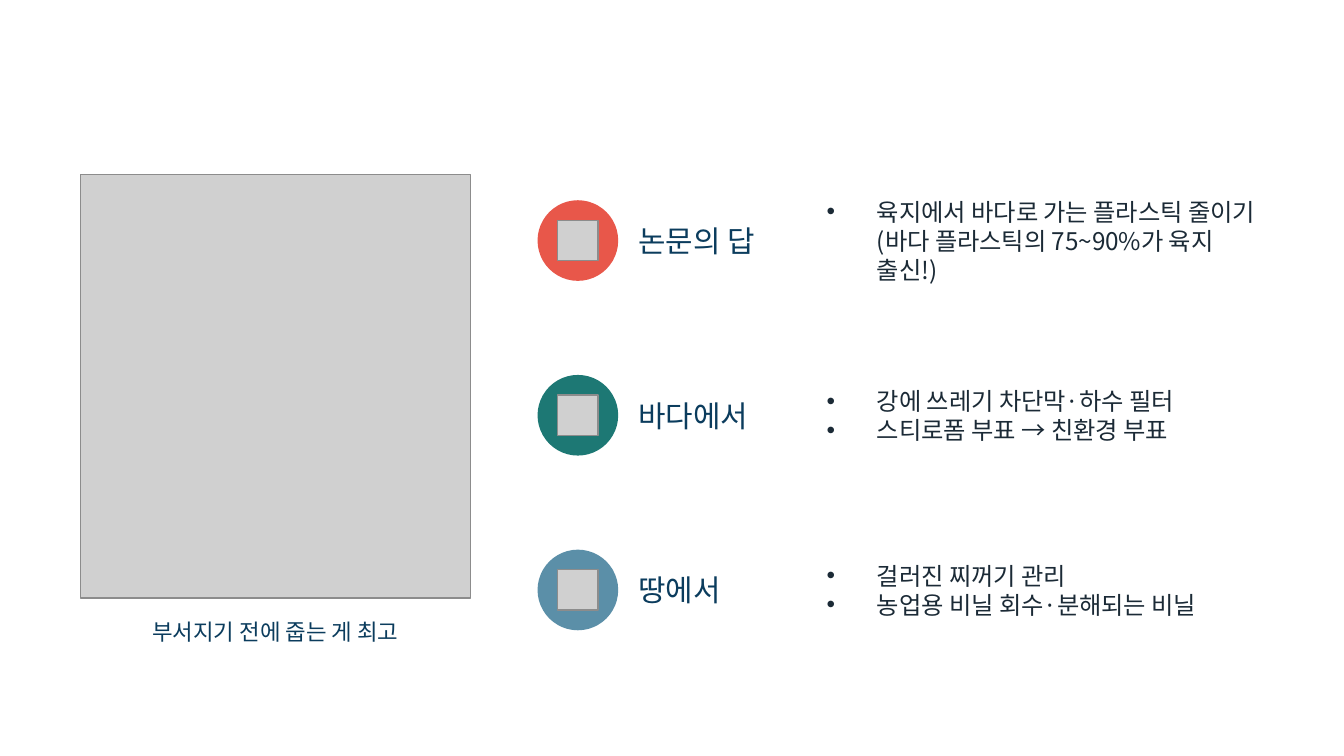
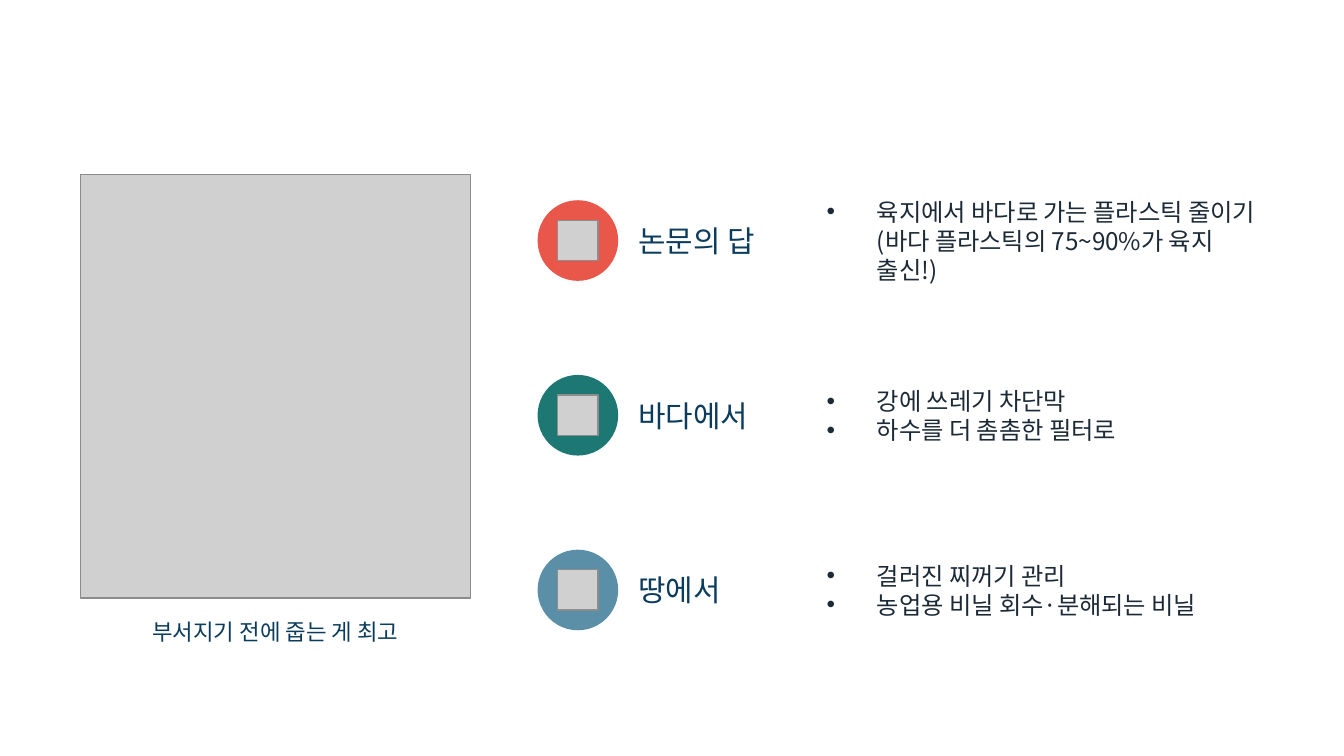
Before and after one commit to packsunjin/Graph, a slide deck: slide 12 of reports/미세플라스틱_발표_10605_박선진.pptx (slide 13 before the commit). Drawn at 1344x756 pixels with LibreOffice and Linux fonts; fonts in the diff are those of the drawing; grey boxes stand for pictures; background and template pictures are left out. Boxes give left, top, right and bottom in pixels: in the first picture for what was removed or moved away, otherwise in the second. Text is boxed around its words. In the diff, an @@ line names an element or a change of style, - is before the commit and + after.

```diff
--- a/reports/미세플라스틱_발표_10605_박선진.pptx
+++ b/reports/미세플라스틱_발표_10605_박선진.pptx
@@ text at (877, 390, 1116, 441): text changed @@
-• 강에 쓰레기 차단막·하수 필터
-• 스티로폼 부표 → 친환경 부표
+• 강에 쓰레기 차단막
+• 하수를 더 촘촘한 필터로
```
Also in this commit, not shown: 1 slide removed, 1 other file.
